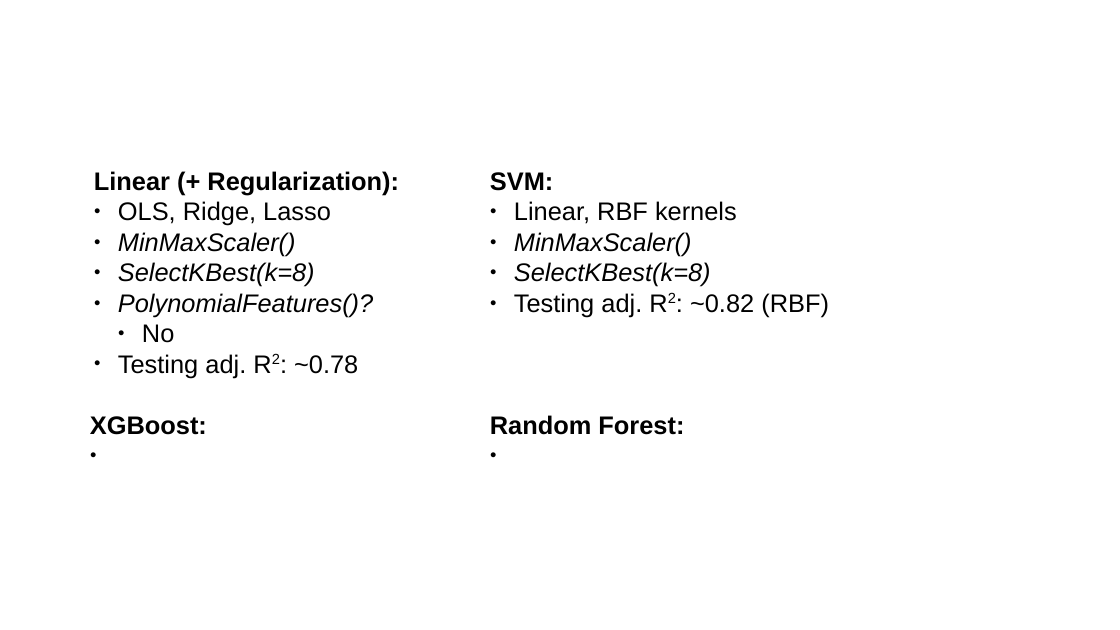
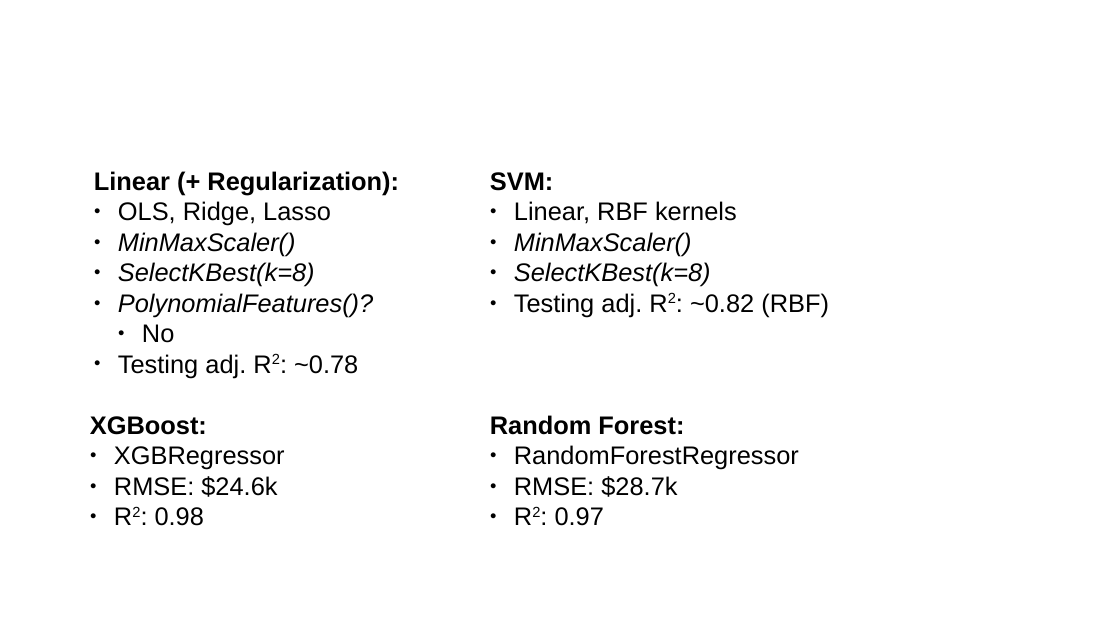
Before and after one commit to harnettd/midterm-project-machine-learning, a slide deck: slide 5 of images/presentation.odp. Drawn at 1120x630 pixels with LibreOffice and Linux fonts; fonts in the diff are those of the drawing; background and template pictures are left out. Boxes give left, top, right and bottom in pixels: in the first picture for what was removed or moved away, otherwise in the second. Text is boxed around its words. In the diff, an @@ line names an element or a change of style, - is before the commit and + after.

```diff
--- a/images/presentation.odp
+++ b/images/presentation.odp
@@ text at (x1=114, y1=446, x2=285, y2=526): paragraphs added @@
+● XGBRegressor
+● RMSE: $24.6k
+● R2: 0.98
@@ text at (x1=514, y1=445, x2=799, y2=526): paragraphs added @@
+● RandomForestRegressor
+● RMSE: $28.7k
+● R2: 0.97
```
Also in this commit, not shown: 2 other slides changed, 1 other file.
